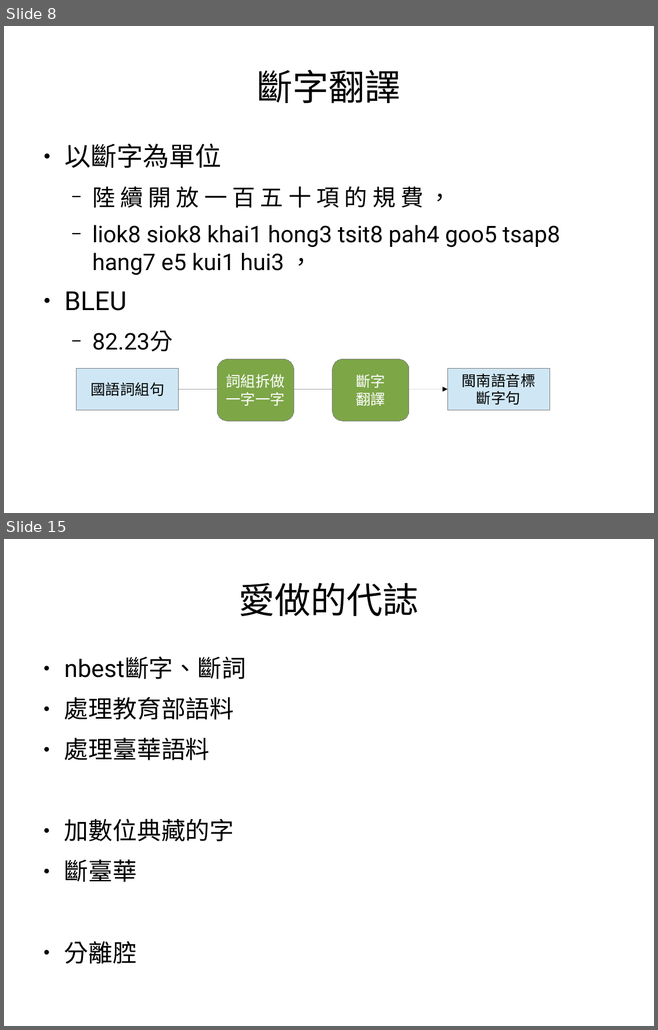
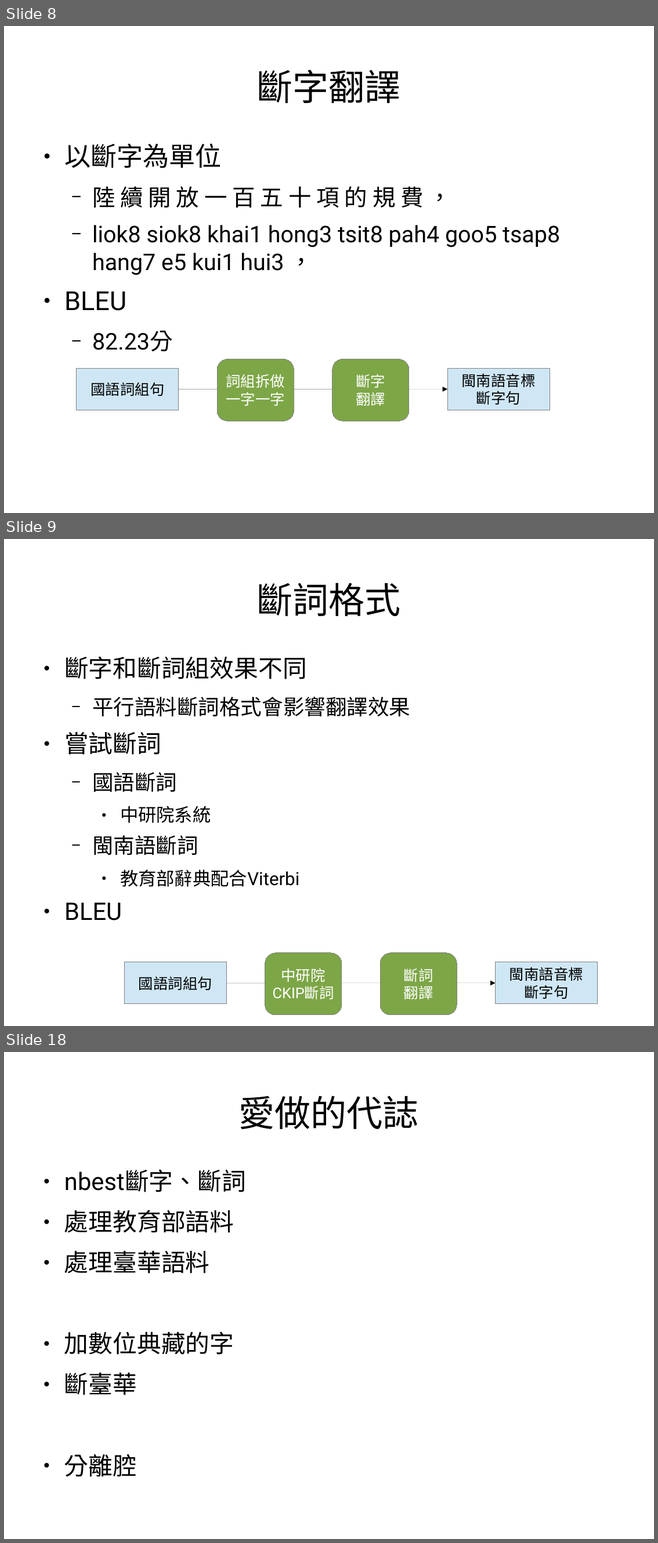
Before and after one commit to sih4sing5hong5/po3-ko3_tau5-iann2-phinn3, a slide deck: 翻譯報告.odp. Shown one above the other, each under a label of ours: slides 8 and 15 before the commit, slides 8, 9 and 18 after it; the slides between them are not shown. The pictures are 658x1030 and 658x1543 pixels, drawn with LibreOffice and Linux fonts; fonts in the diff are those of the drawing. Boxes give left, top, right and bottom in pixels: in the first picture for what was removed or moved away, otherwise in the second. Text is boxed around its words. In the diff, an @@ line names an element or a change of style, - is before the commit and + after.

```diff
--- a/翻譯報告.odp
+++ b/翻譯報告.odp
@@ slide 9 added at box(4, 539, 654, 1026), background #FFFFFF @@
@@ title added at box(257, 583, 401, 616), 44 pt, text #000000 @@
+斷詞格式
@@ text added at box(64, 656, 410, 921), 25.9 pt, text #000000 @@
+● 斷字和斷詞組效果不同
+  − 平行語料斷詞格式會影響翻譯效果
+● 嘗試斷詞
+  − 國語斷詞
+    ● 中研院系統
+  − 閩南語斷詞
+    ● 教育部辭典配合Viterbi
+● BLEU
@@ group added at box(124, 953, 597, 1015): 2 rectangles, 2 rounded rectangles, 1 arrow @@
+國語詞組句
+閩南語音標
+斷字句
+斷詞
+翻譯
+中研院
+CKIP斷詞
@@ what was slide 15 is now slide 18 @@
```
Also in this commit, not shown: 8 slides changed, 4 other slides added.
